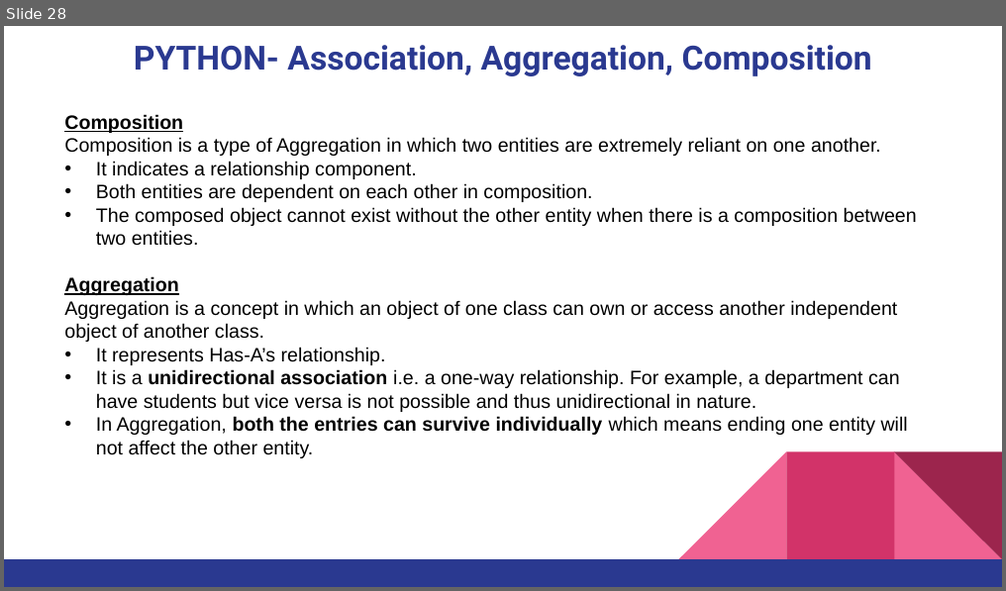
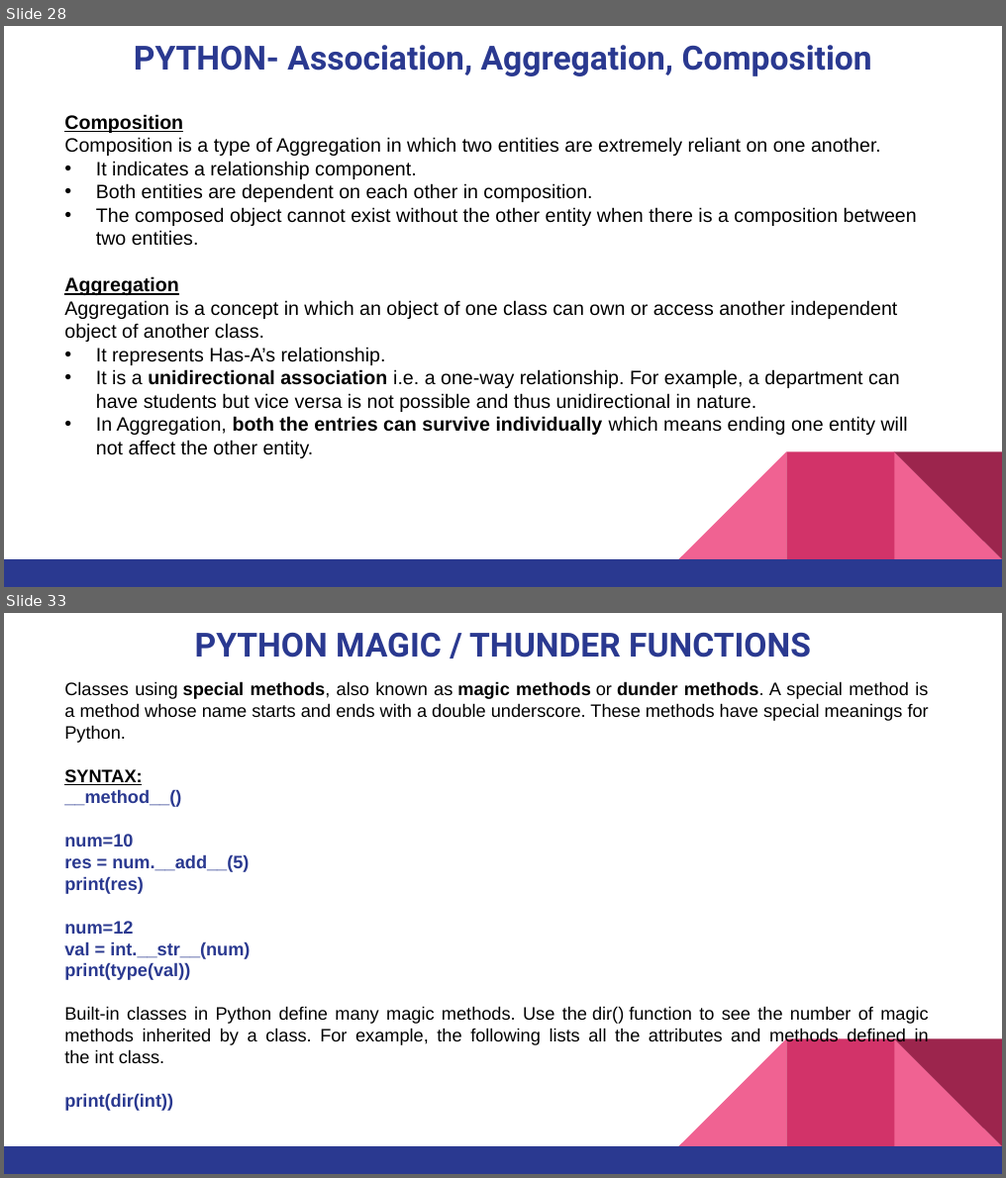
Before and after one commit to pnytrainingrepo/artificial-intelligence, a slide deck: Python-Programming-Week02.pptx. Shown one above the other, each under a label of ours: slide 28 before the commit, slides 28 and 33 after it; the slides between them are not shown. The pictures are 1006x591 and 1006x1178 pixels, drawn with LibreOffice and Linux fonts; fonts in the diff are those of the drawing. Boxes give left, top, right and bottom in pixels: in the first picture for what was removed or moved away, otherwise in the second. Text is boxed around its words. In the diff, an @@ line names an element or a change of style, - is before the commit and + after.

```diff
--- a/Python-Programming-Week02.pptx
+++ b/Python-Programming-Week02.pptx
@@ slide 33 added at (4,613,1002,1174), background #FFFFFF; not listed: 5 template elements that a slide beside it also shows @@
@@ title added at (195,632,811,658), 24 pt, text #2A3990, bold @@
+PYTHON MAGIC / THUNDER FUNCTIONS
@@ text added at (64,681,929,1111), 13 pt, text #000000 @@
+Classes using special methods, also known as magic methods or dunder methods. A special method is a method whose name starts and ends with a double underscore. These methods have special meanings for Python.
+SYNTAX:
+__method__()
+num=10
+res = num.__add__(5)
+print(res)
+num=12
+val = int.__str__(num)
+print(type(val))
+Built-in classes in Python define many magic methods. Use the dir() function to see the number of magic methods inherited by a class. For example, the following lists all the attributes and methods defined in the int class.
+print(dir(int))
```
Also in this commit, not shown: 7 other slides added, 3 other files.
